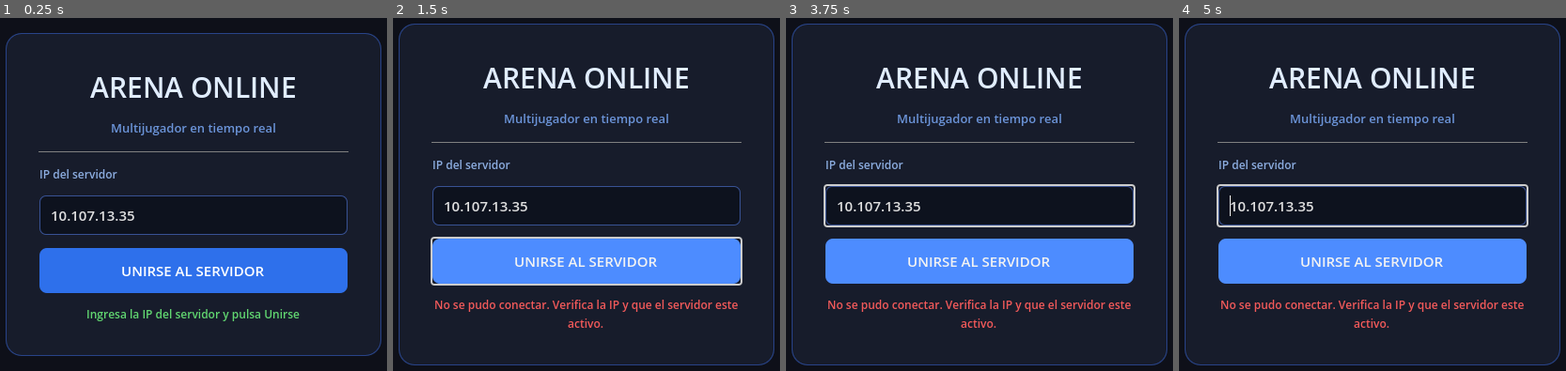
Above: before the commit, frames 1-4 (left to right).
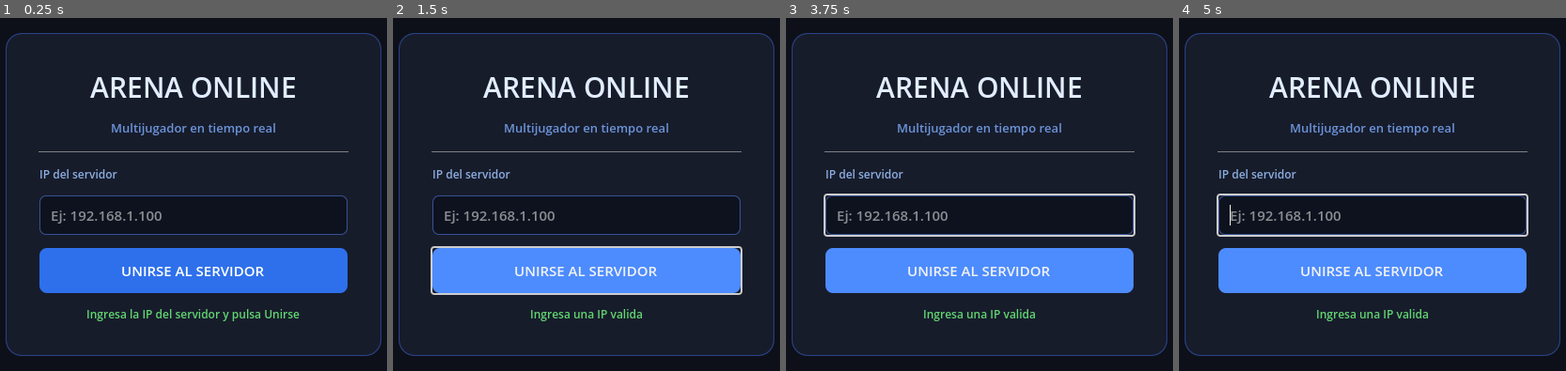
Above: after the commit, the same moments.

Repository: Programmjuan01/game_prueba_piloto
Game: Godot game, scene res://main.tscn
Two runs of this game, one before a commit and one after it. Both use one fixed random seed, a clock stepped at 60 frames per second and the inputs below.
Inputs:
- Up to frame 1 (0.25 s): no input
- Up to frame 2 (1.5 s): click "UNIRSE AL SERVIDOR" at 0.5 s; tap Enter at 1.25 s; hold Right (ui_right) from 1.28 s (still down)
- Up to frame 3 (3.75 s): tap Space at 2, 3.5 s; release Right (ui_right) at 2.03 s; hold Down (ui_down) 2.03-2.78 s; tap Enter at 2.75 s; hold Right (ui_right) 2.78-3.53 s; hold Up (ui_up) from 3.53 s (still down)
- Up to frame 4 (5 s): tap Enter at 4.25 s; release Up (ui_up) at 4.28 s; hold Left (ui_left) from 4.28 s (still down)

The runs differ from the first frame. In frame 1, 0.4% of the frame differs, in the area x 13-42%, y 54-59%; in frame 2, 14%; in frame 3, 15%; in frame 4, 15%, in the area x 1-99%, y 1-99%.

Commit message:
v10002 19-02-2026 9-35-AM

Diff:
--- a/ui.gd
+++ b/ui.gd
@@ -7,7 +7,8 @@
 @onready var join_button:  Button   = $CenterContainer/Panel/VBoxContainer/JoinButton
 
 func _ready():
-	ip_input.text = "10.107.13.35"
+	ip_input.placeholder_text = "Ej: 192.168.1.100"
+	ip_input.text = ""
 	status_label.text = "Ingresa la IP del servidor y pulsa Unirse"
 
 func on_connection_failed():
Not shown, changed: server.js
